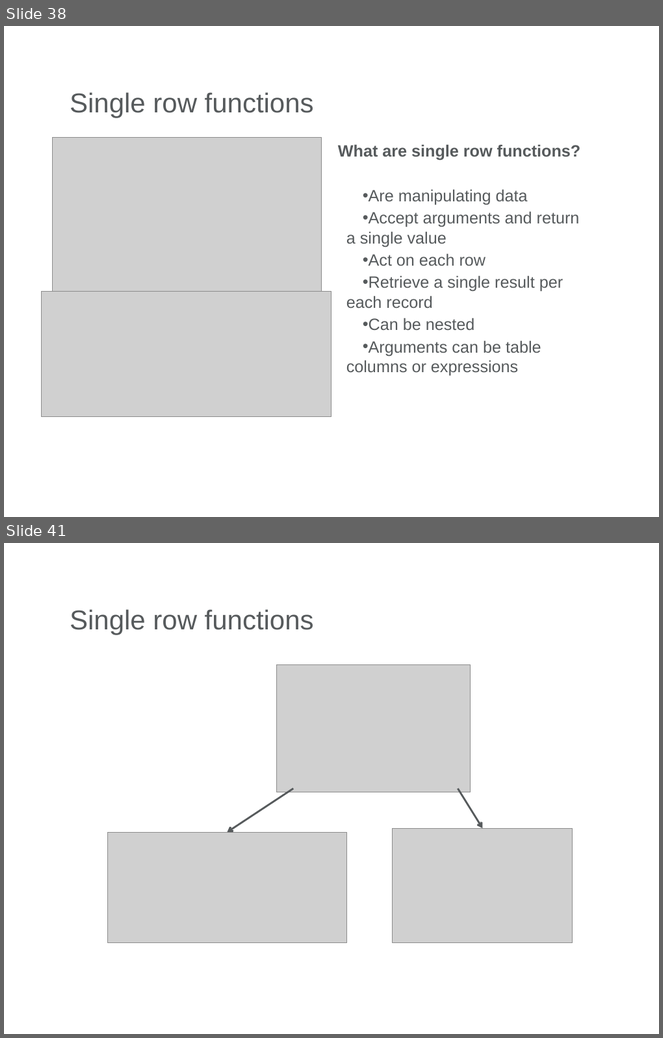
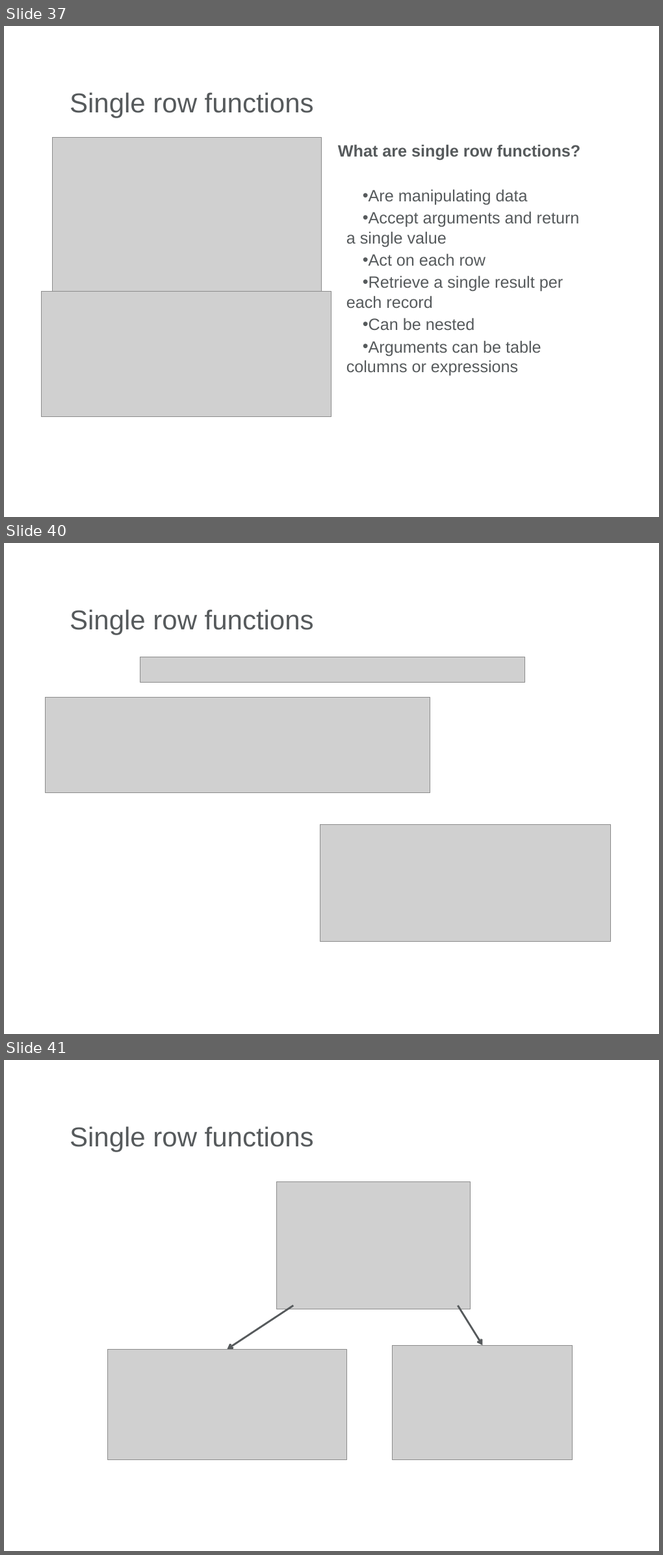
Before and after one commit to radu-duca/JavaDocs, a slide deck: SQL/Prezentare_Workshop/SQL Presentation.pptx. Shown one above the other, each under a label of ours: slides 38 and 41 before the commit, slides 37, 40 and 41 after it; the slides between them are not shown. The pictures are 663x1038 and 663x1555 pixels, drawn with LibreOffice and Linux fonts; fonts in the diff are those of the drawing; grey boxes stand for pictures; background and template pictures are left out. Boxes give left, top, right and bottom in pixels: in the first picture for what was removed or moved away, otherwise in the second. Text is boxed around its words. In the diff, an @@ line names an element or a change of style, - is before the commit and + after.

```diff
--- a/SQL/Prezentare_Workshop/SQL Presentation.pptx
+++ b/SQL/Prezentare_Workshop/SQL Presentation.pptx
@@ slide 40 added at (x1=4, y1=543, x2=659, y2=1034), background picture (left out) @@
@@ title added at (x1=70, y1=609, x2=314, y2=635), 30 pt, text #565A5C @@
+Single row functions
@@ picture added at (x1=140, y1=657, x2=525, y2=683) @@
@@ picture added at (x1=46, y1=698, x2=430, y2=793) @@
@@ picture added at (x1=321, y1=824, x2=610, y2=942) @@
@@ what was slide 38 is now slide 37 @@
```
Also in this commit, not shown: 10 slides changed, 1 other slide added, 2 slides removed, 2 other files.
